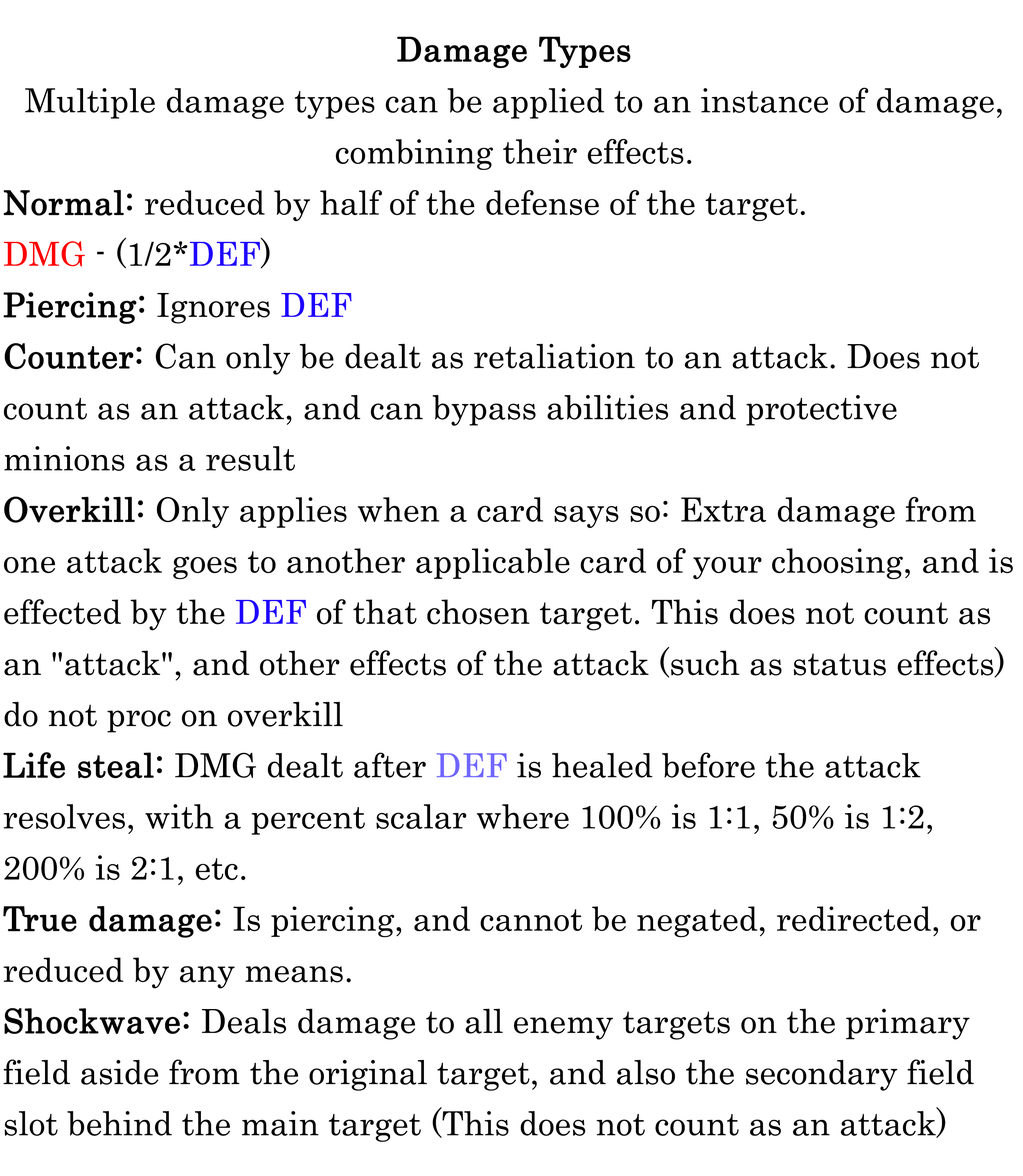
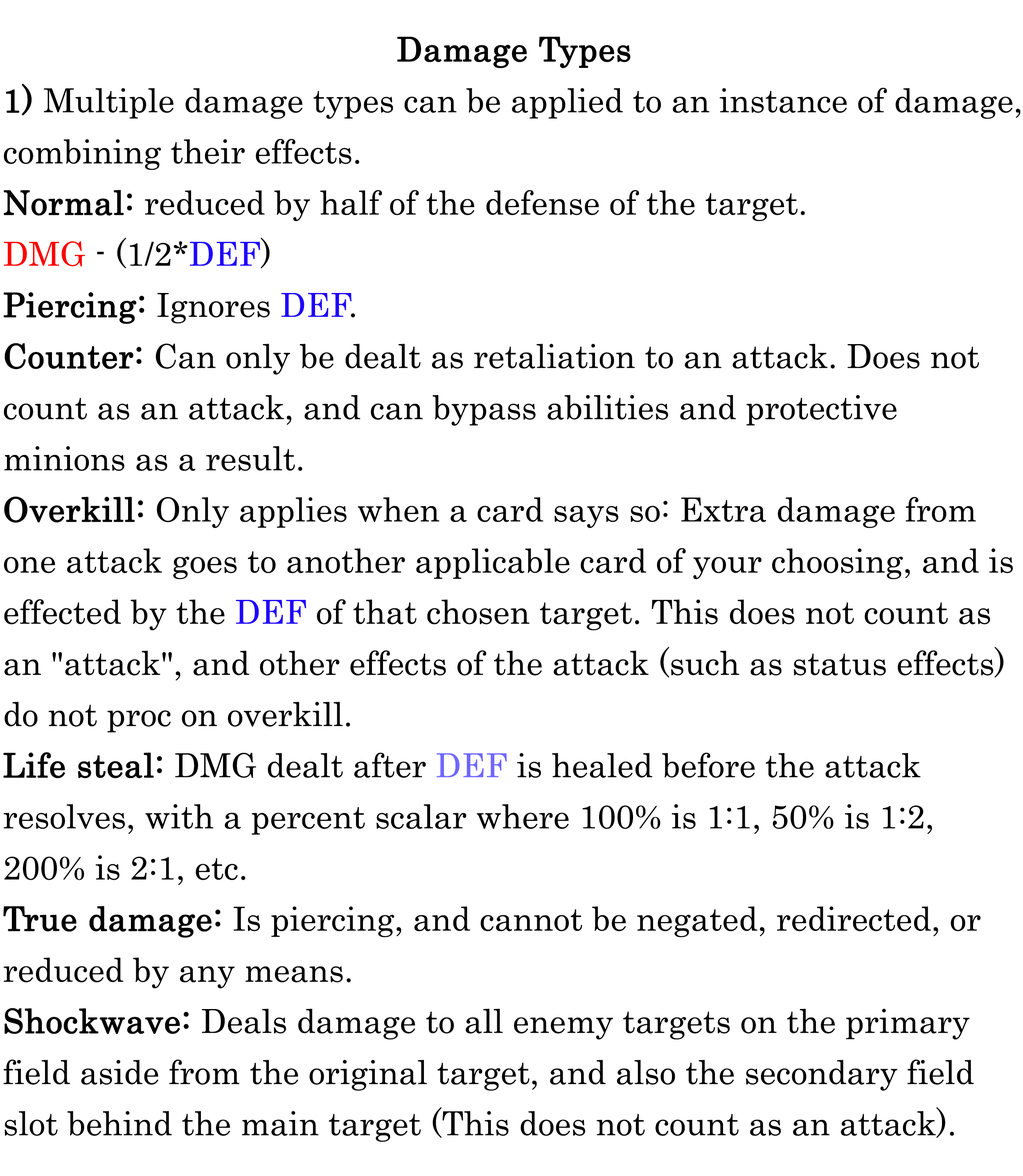
Layered file, before and after one edit (1023x1176). Changes by layer:
painted on "Damage Types" over [3, 45, 1021, 1137]
